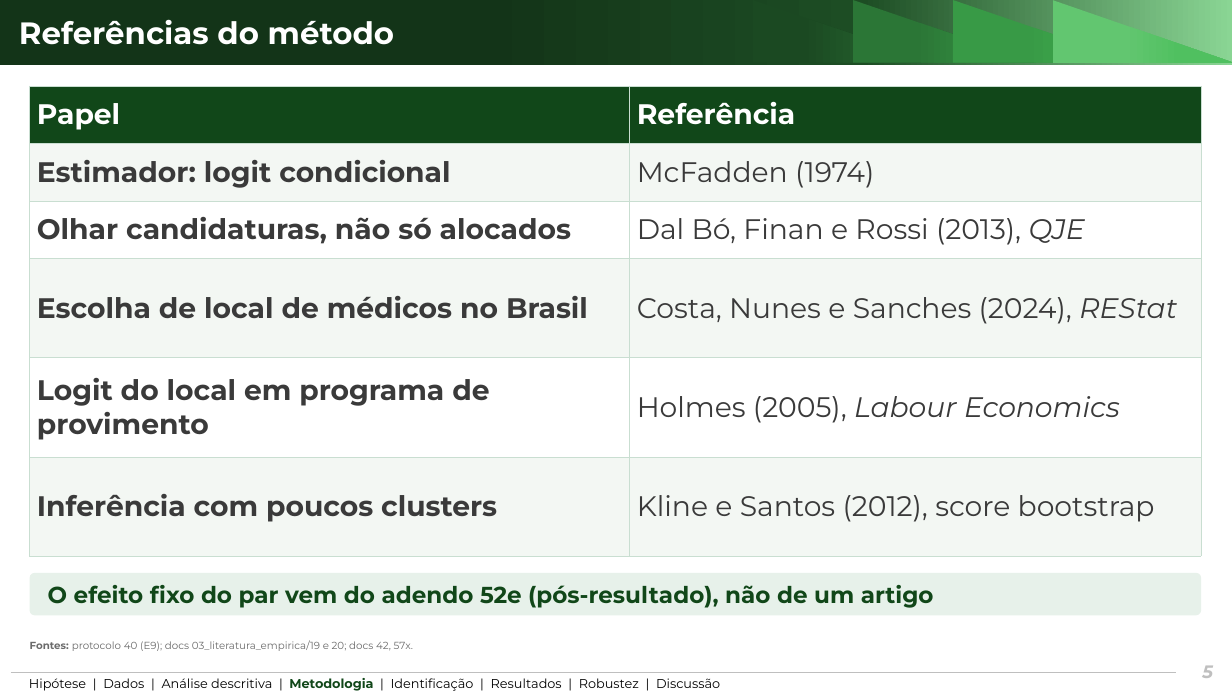
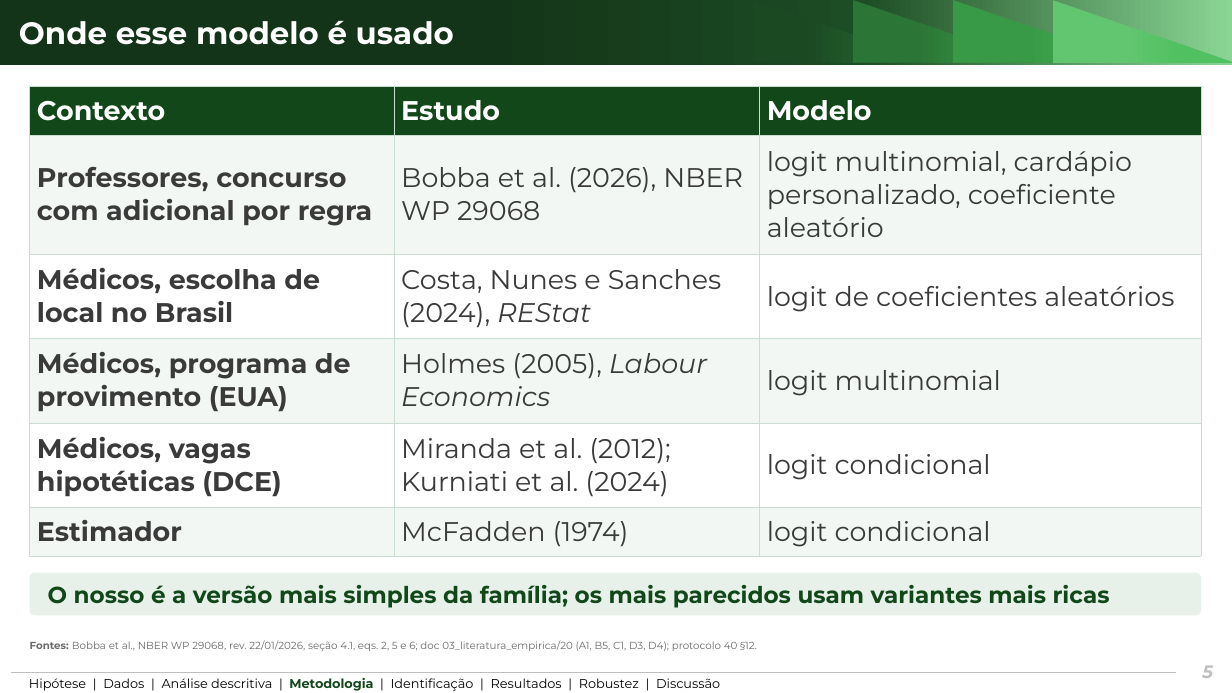
Before and after one commit to ka1victor/impact-eval-health-econ-pmme, a slide deck: slide 5 of output/apresentacao_banca2/slides_explicacoes_logit.pptx. Drawn at 1232x693 pixels with LibreOffice and Linux fonts; fonts in the diff are those of the drawing; background and template pictures are left out. Boxes give left, top, right and bottom in pixels: in the first picture for what was removed or moved away, otherwise in the second. Text is boxed around its words. In the diff, an @@ line names an element or a change of style, - is before the commit and + after.

```diff
--- a/output/apresentacao_banca2/slides_explicacoes_logit.pptx
+++ b/output/apresentacao_banca2/slides_explicacoes_logit.pptx
@@ title at box(19, 21, 454, 45): text changed @@
-Referências do método
+Onde esse modelo é usado
@@ table at box(30, 86, 1202, 556) @@
-column 1: Papel | Estimador: logit condicional | Olhar candidaturas, não só alocados | Escolha de local de médicos no Brasil | Logit do local em programa de provimento | Inferência com poucos clusters
-column 2: Referência | McFadden (1974) | Dal Bó, Finan e Rossi (2013), QJE | Costa, Nunes e Sanches (2024), REStat | Holmes (2005), Labour Economics | Kline e Santos (2012), score bootstrap
+column 1: Contexto | Professores, concurso com adicional por regra | Médicos, escolha de local no Brasil | Médicos, programa de provimento (EUA) | Médicos, vagas hipotéticas (DCE) | Estimador
+column 2: Estudo | Bobba et al. (2026), NBER WP 29068 | Costa, Nunes e Sanches (2024), REStat | Holmes (2005), Labour Economics | Miranda et al. (2012); Kurniati et al. (2024) | McFadden (1974)
+column 3: Modelo | logit multinomial, cardápio personalizado, coeficiente aleatório | logit de coeficientes aleatórios | logit multinomial | logit condicional | logit condicional
@@ text in rounded rectangle at box(48, 585, 1110, 608): text changed @@
-O efeito fixo do par vem do adendo 52e (pós-resultado), não de um artigo
+O nosso é a versão mais simples da família; os mais parecidos usam variantes mais ricas
@@ text at box(30, 640, 757, 651): text changed @@
-Fontes: protocolo 40 (E9); docs 03_literatura_empirica/19 e 20; docs 42, 57x.
+Fontes: Bobba et al., NBER WP 29068, rev. 22/01/2026, seção 4.1, eqs. 2, 5 e 6; doc 03_literatura_empirica/20 (A1, B5, C1, D3, D4); protocolo 40 §12.
```
Also in this commit, not shown: 1 slide added, 6 other files.
